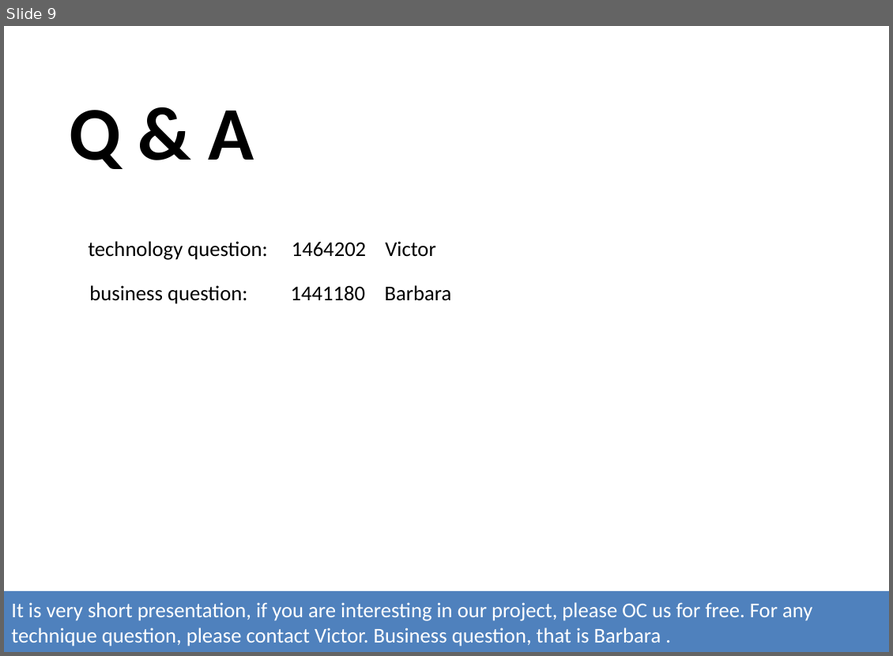
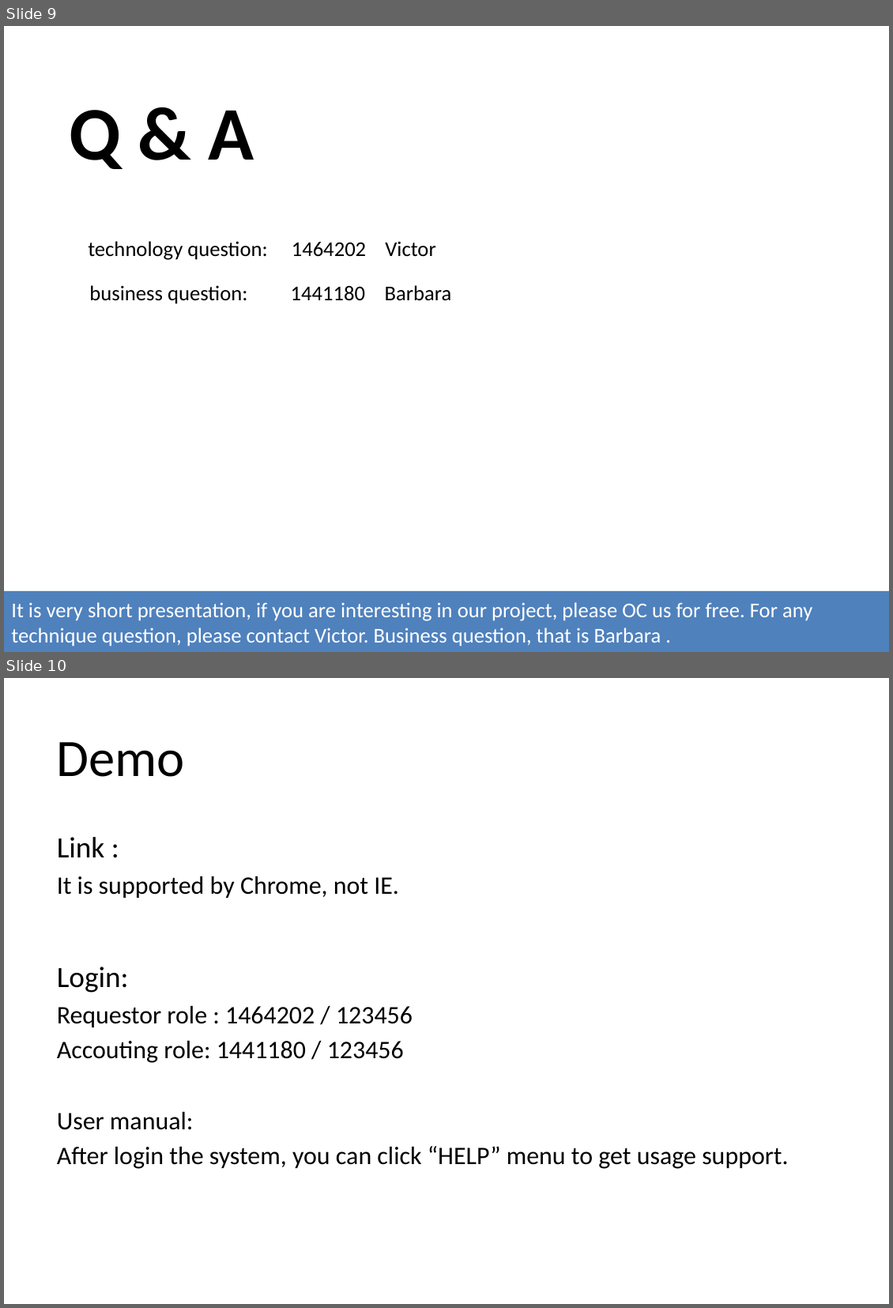
Before and after one commit to tjvictor/auto-scan, a slide deck: src/main/presentation/FinTechathon_2nd.pptx. Shown one above the other, each under a label of ours: slide 9 before the commit, slides 9 and 10 after it. The pictures are 893x656 and 893x1308 pixels, drawn with LibreOffice and Linux fonts; fonts in the diff are those of the drawing. Boxes give left, top, right and bottom in pixels: in the first picture for what was removed or moved away, otherwise in the second. Text is boxed around its words. In the diff, an @@ line names an element or a change of style, - is before the commit and + after.

```diff
--- a/src/main/presentation/FinTechathon_2nd.pptx
+++ b/src/main/presentation/FinTechathon_2nd.pptx
@@ slide 10 added at <box>4,678,889,1304</box>, background #FFFFFF @@
@@ title added at <box>57,742,185,777</box>, 50 pt, text #000000 @@
+Demo
@@ text added at <box>57,837,788,1169</box>, 24 pt, text #000000 @@
+Link :
+It is supported by Chrome, not IE.
+Login:
+Requestor role : 1464202 / 123456
+Accouting role: 1441180 / 123456
+User manual:
+After login the system, you can click “HELP” menu to get usage support.
```
Also in this commit, not shown: 6 slides changed, 7 other files.
